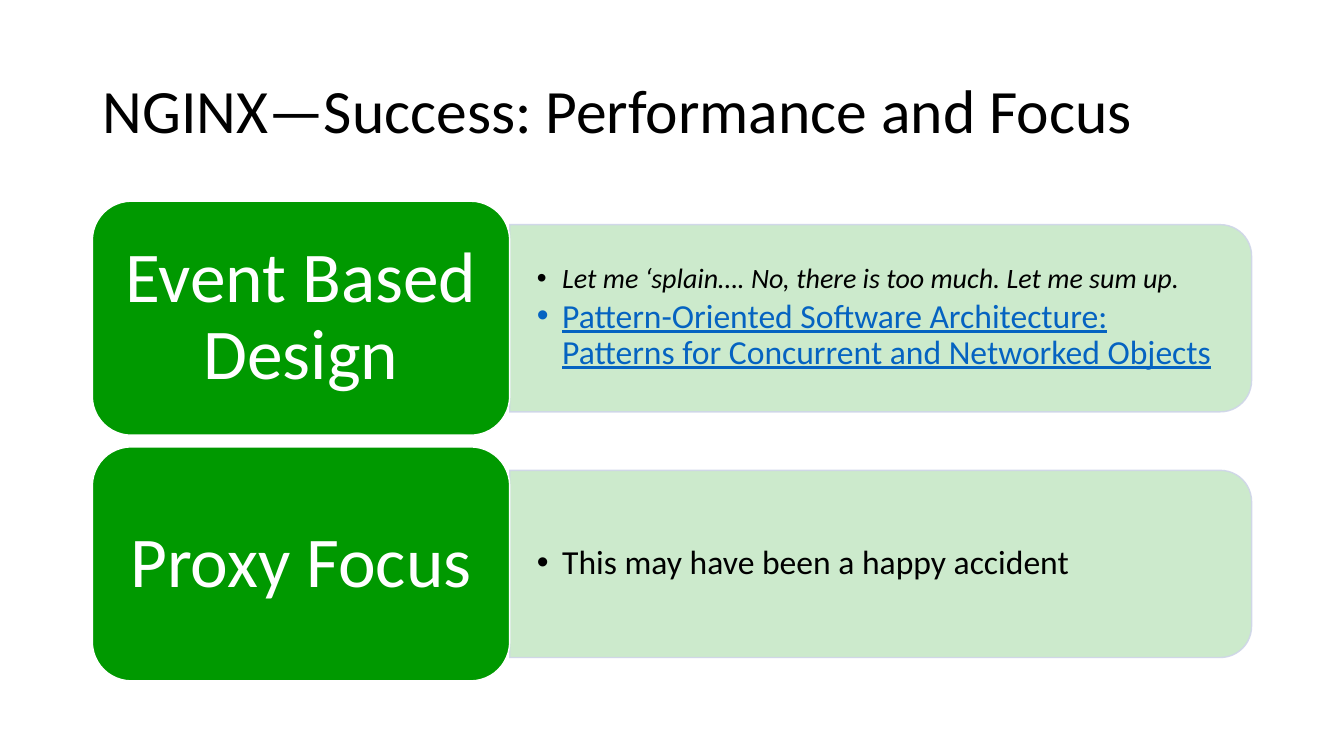
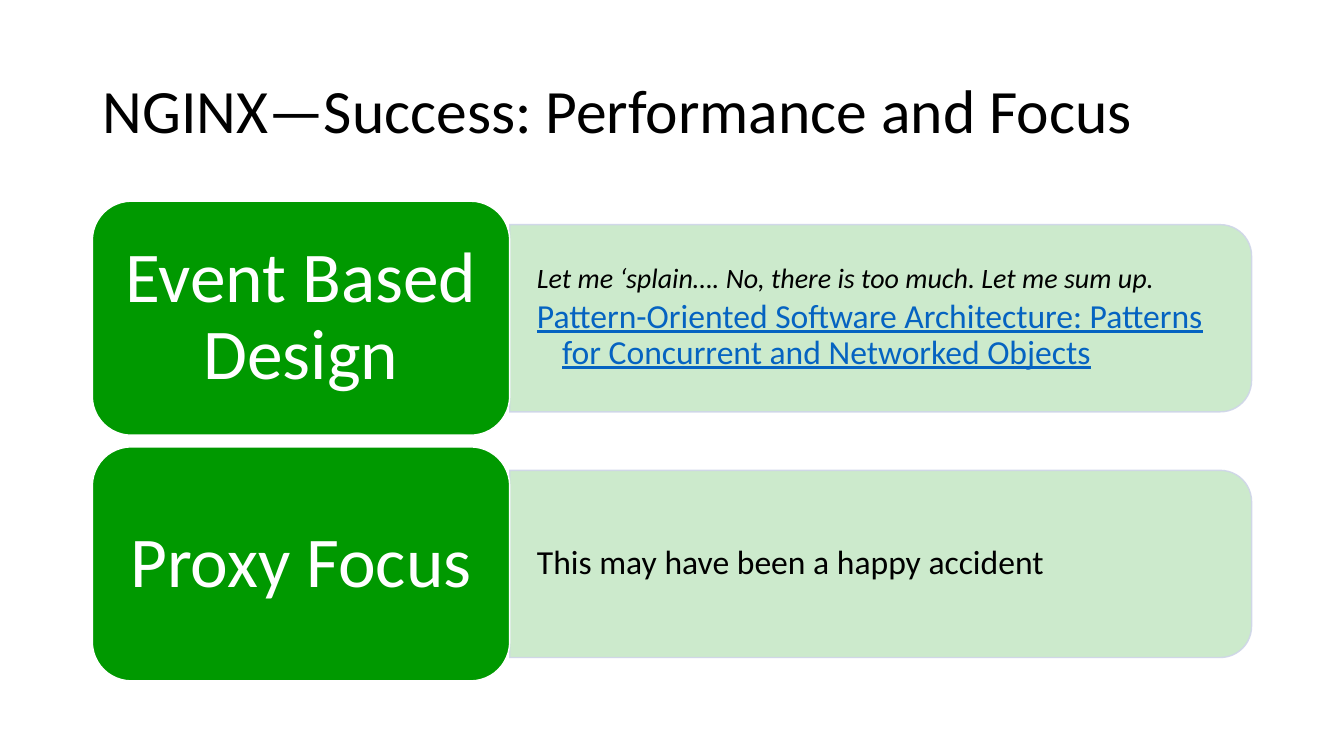
Before and after one commit to abhishekmansukhani/TriDis-NginxOverview, a slide deck: slide 7 of presentation/presentation.pptx. Drawn at 1344x756 pixels with LibreOffice and Linux fonts; fonts in the diff are those of the drawing. Boxes give left, top, right and bottom in pixels: in the first picture for what was removed or moved away, otherwise in the second. Text is boxed around its words. In the diff, an @@ line names an element or a change of style, - is before the commit and + after.

```diff
--- a/presentation/presentation.pptx
+++ b/presentation/presentation.pptx
@@ text "Let me ‘splain…. No, there ..." at (537,268,1203,370): bullet •• to none @@
@@ text "This may have been a ..." at (537,550,1044,580): bullet •• to none @@
```
Also in this commit, not shown: 9 other slides changed, 2 slides added, 1 slide removed, 43 other files.
